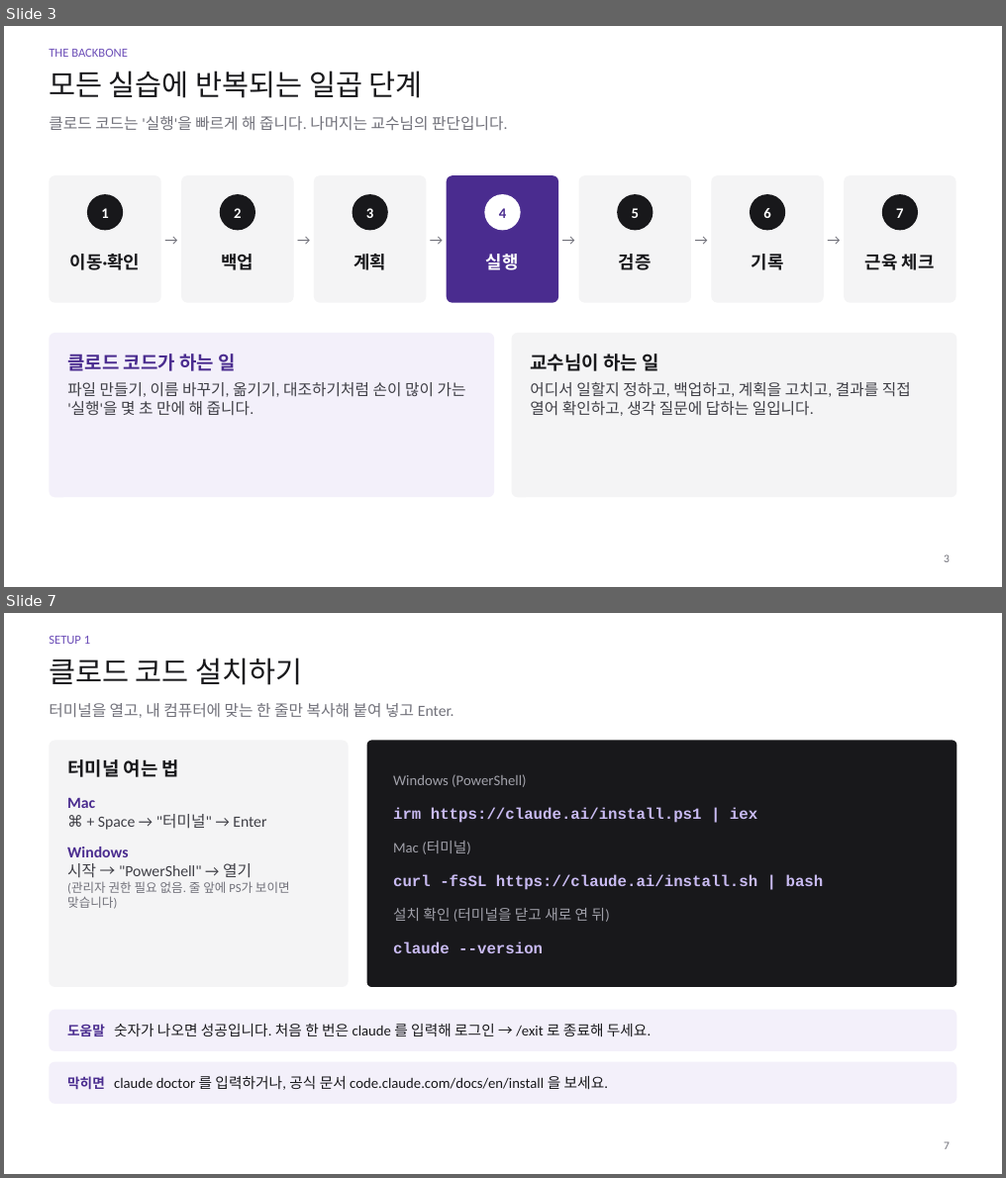
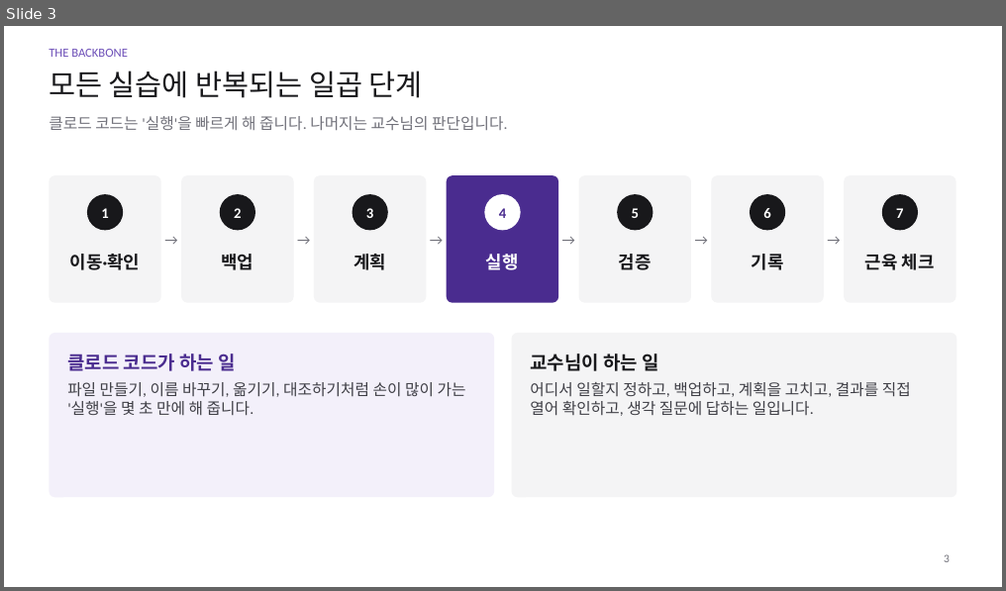
Before and after one commit to philosophyAIEDU/261107philosophy2, a slide deck: instructor/slides/클로드코드_실습실_진행슬라이드.pptx. Shown one above the other, each under a label of ours: slides 3 and 7 before the commit, slide 3 after it; the slides between them are not shown. The pictures are 1006x1178 and 1006x591 pixels, drawn with LibreOffice and Linux fonts; fonts in the diff are those of the drawing. Boxes give left, top, right and bottom in pixels: in the first picture for what was removed or moved away, otherwise in the second. Text is boxed around its words. In the diff, an @@ line names an element or a change of style, - is before the commit and + after.

```diff
--- a/instructor/slides/클로드코드_실습실_진행슬라이드.pptx
+++ b/instructor/slides/클로드코드_실습실_진행슬라이드.pptx
@@ slide 7 removed at [4, 613, 1002, 1174], background #FFFFFF @@
@@ text removed at [49, 636, 90, 644] @@
-SETUP 1
@@ title removed at [49, 658, 303, 685] @@
-클로드 코드 설치하기
@@ text removed at [49, 703, 454, 718] @@
-터미널을 열고, 내 컴퓨터에 맞는 한 줄만 복사해 붙여 넣고 Enter.
@@ rounded rectangle removed at [49, 741, 349, 987] @@
@@ text removed at [67, 760, 179, 777] @@
-터미널 여는 법
@@ rounded rectangle removed at [367, 741, 957, 987] @@
@@ text removed at [393, 774, 526, 787] @@
-Windows (PowerShell)
@@ text removed at [67, 798, 290, 909] @@
-Mac
-⌘ + Space → "터미널" → Enter
-Windows
-시작 → "PowerShell" → 열기
-(관리자 권한 필요 없음. 줄 앞에 PS가 보이면 맞습니다)
@@ text removed at [393, 807, 757, 823] @@
-irm https://claude.ai/install.ps1 | iex
@@ text removed at [393, 841, 471, 855] @@
-Mac (터미널)
@@ text removed at [393, 874, 824, 890] @@
-curl -fsSL https://claude.ai/install.sh | bash
@@ text removed at [393, 908, 610, 922] @@
-설치 확인 (터미널을 닫고 새로 연 뒤)
@@ text removed at [393, 943, 543, 954] @@
-claude --version
@@ rounded rectangle removed at [49, 1010, 957, 1052] @@
@@ text removed at [67, 1024, 651, 1037] @@
-도움말 숫자가 나오면 성공입니다. 처음 한 번은 claude 를 입력해 로그인 → /exit 로 종료해 두세요.
@@ rounded rectangle removed at [49, 1062, 957, 1104] @@
@@ text removed at [67, 1076, 608, 1090] @@
-막히면 claude doctor 를 입력하거나, 공식 문서 code.claude.com/docs/en/install 을 보세요.
@@ page number removed at [944, 1142, 949, 1150] @@
-7
```
Also in this commit, not shown: 5 slides changed, 12 slides added, 1 other slide removed.
